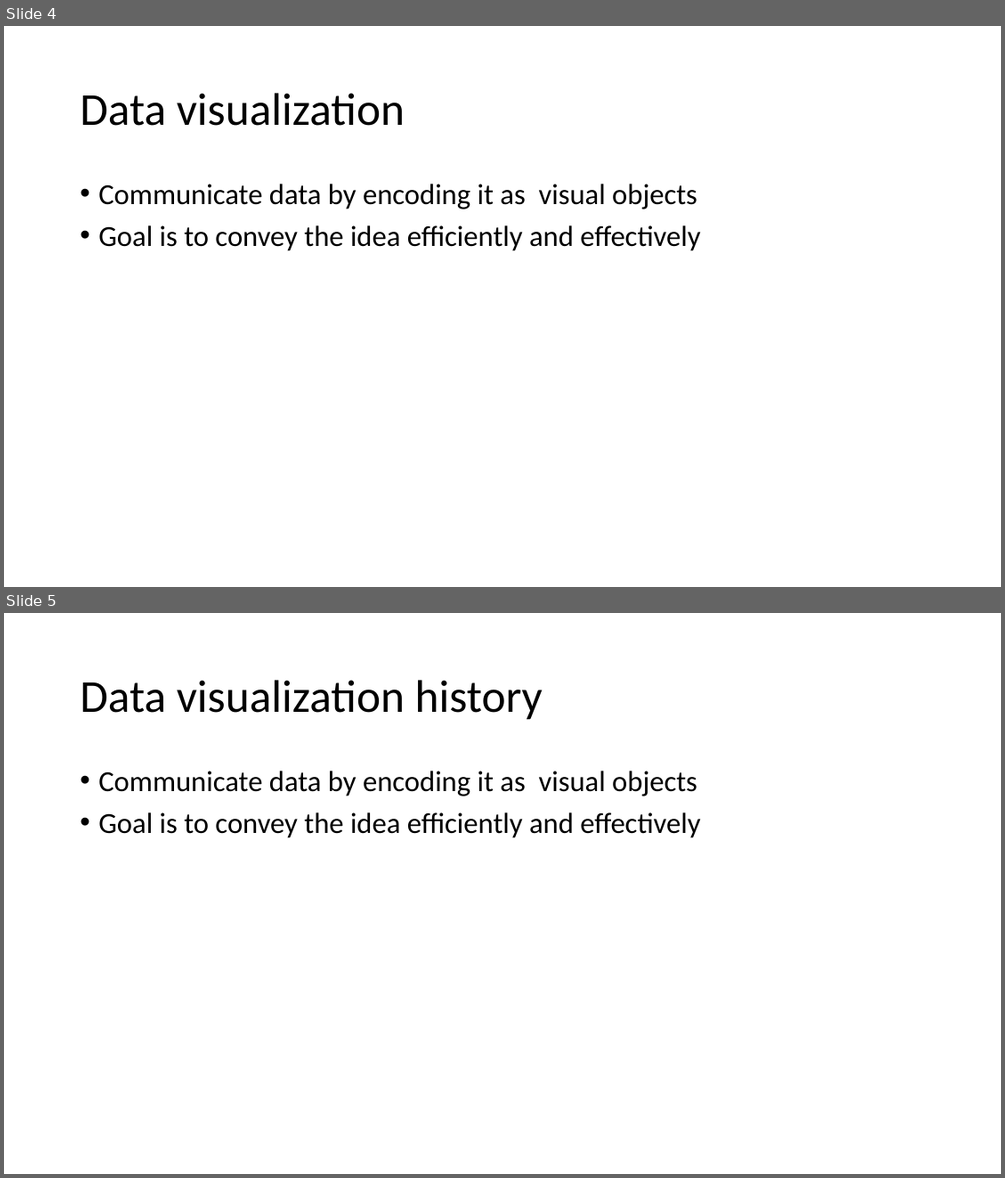
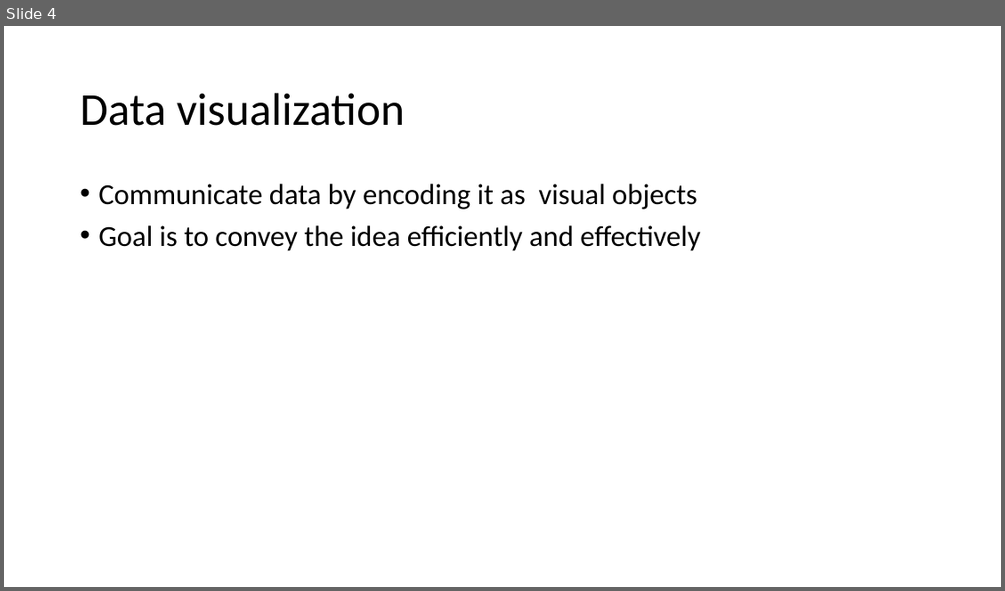
Before and after one commit to urmi-21/MOGtutorial, a slide deck: EDA_MOG.pptx. Shown one above the other, each under a label of ours: slides 4 and 5 before the commit, slide 4 after it. The pictures are 1005x1178 and 1005x591 pixels, drawn with LibreOffice and Linux fonts; fonts in the diff are those of the drawing. Boxes give left, top, right and bottom in pixels: in the first picture for what was removed or moved away, otherwise in the second. Text is boxed around its words. In the diff, an @@ line names an element or a change of style, - is before the commit and + after.

```diff
--- a/EDA_MOG.pptx
+++ b/EDA_MOG.pptx
@@ slide 5 removed at box(4, 613, 1001, 1174), background #FFFFFF @@
@@ title removed at box(80, 680, 542, 720) @@
-Data visualization history
@@ text removed at box(98, 771, 700, 838) @@
-• Communicate data by encoding it as visual objects
-• Goal is to convey the idea efficiently and effectively
```
Also in this commit, not shown: 1 slide changed, 19 slides added, 2 other slides removed.
